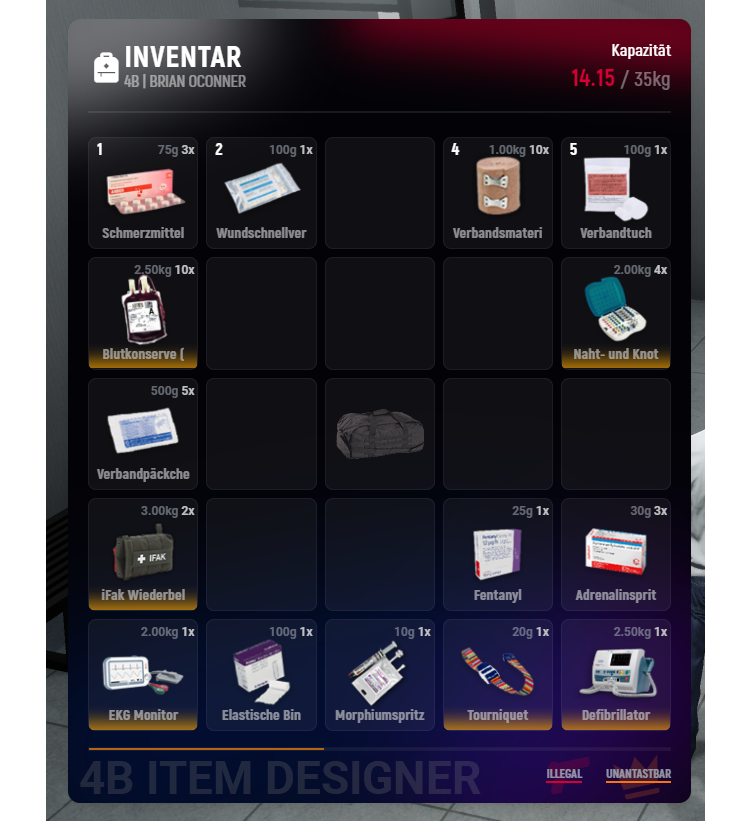
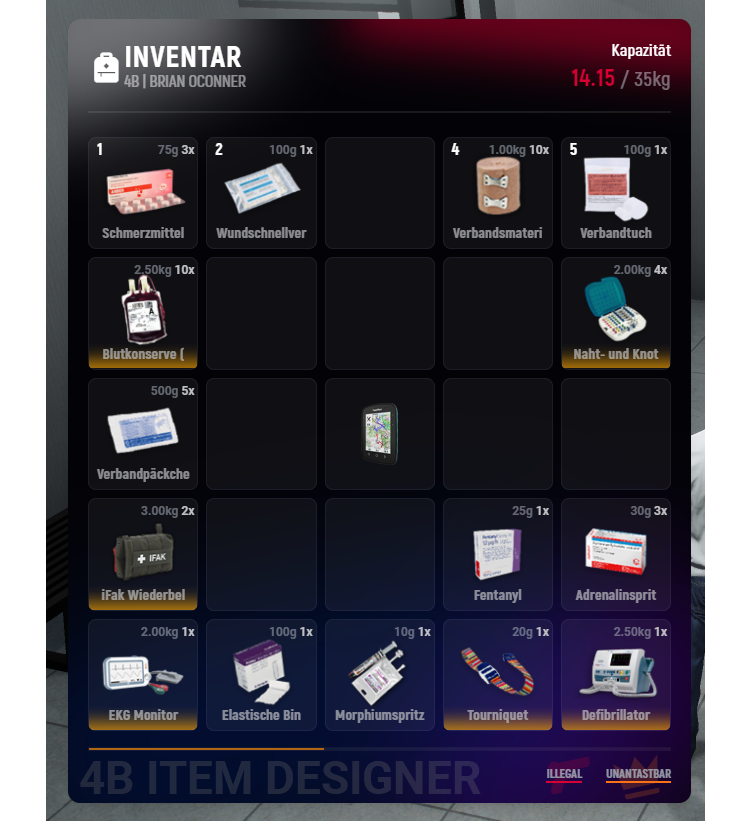
Layered file, before and after one edit (740x835). Changes by layer:
painted on "DOUBLE CLICK HERE" over left=336, top=403, right=424, bottom=465
